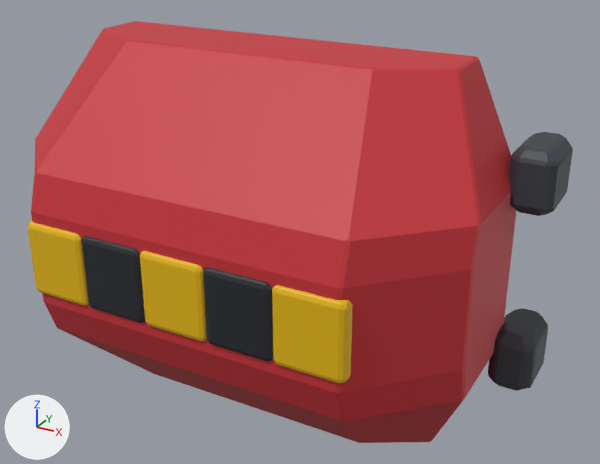
The FBX model Assets/Resources/ClamshellMeshes/ShoulderBack_Set01_Ironclad.fbx, before and after one commit.
Before and after are seen from a 50 mm camera at (0.374, -0.66, 0.315) aimed at (0.04, -0.054, 0.012). Arrows for +X, +Y and +Z are at lower left; the lights stay in place. The picture after the commit comes second. Where no turn or scale is listed for an object, it has been applied to the vertices.

The scene before the commit, as lines of its bpy script (objects in view):
```python
me_shoulderback_set01_ironclad_001 = bpy.data.meshes.new('ShoulderBack_Set01_Ironclad.001')
me_shoulderback_set01_ironclad_001.from_pydata(...)  # 840 vertices, 874 faces; spans x -0.255..0.255, y -0.194..0.03, z -0.175..0.175
# faces by material slot: [82, 264, 176, 352]
me_shoulderback_set01_ironclad_001.materials.append(mat_shell)  # red #c83038
me_shoulderback_set01_ironclad_001.materials.append(mat_hazard)  # yellow #e6b800
me_shoulderback_set01_ironclad_001.materials.append(mat_dark)  # black #23272d
me_shoulderback_set01_ironclad_001.materials.append(mat_frame)  # dark grey #3a3f45
ob_shoulderback_set01_ironclad = bpy.data.objects.new('ShoulderBack_Set01_Ironclad', me_shoulderback_set01_ironclad_001)
ob_shoulderback_set01_ironclad.location = (0.0, 0.0, 0.0)
```
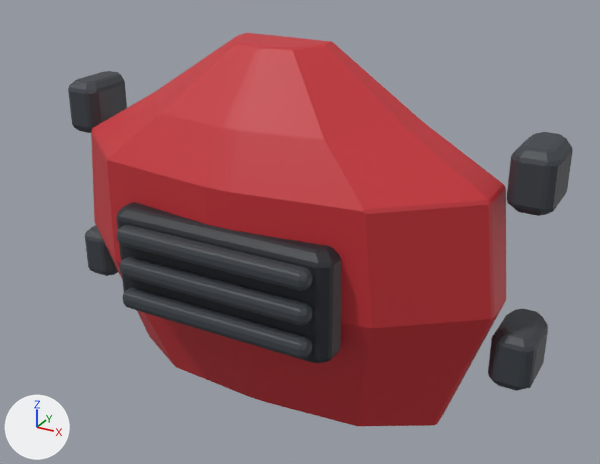
Changed parts and their boxes (x1, y1, x2, y2) in the pictures (600 x 464 px):
'ShoulderBack_Set01_Ironclad', reshaped (7% narrower, 7% shorter)
    before: (27, 21, 573, 443)
    after: (68, 33, 573, 426)
part 1 of me_shoulderback_set01_ironclad_001, rebuilt (14% narrower, 7% shorter)
    before: (31, 21, 516, 443)
    after: (91, 33, 506, 426)
part 2 of me_shoulderback_set01_ironclad_001, added (black)
    after: (116, 202, 341, 363)
part 3 of me_shoulderback_set01_ironclad_001, added
    after: (123, 288, 312, 359)
part 4 of me_shoulderback_set01_ironclad_001, added
    after: (120, 257, 312, 325)
part 5 of me_shoulderback_set01_ironclad_001, added
    after: (117, 225, 313, 291)
part 6 of me_shoulderback_set01_ironclad_001, deleted (yellow)
    before: (272, 285, 353, 383)
part 7 of me_shoulderback_set01_ironclad_001, deleted (black)
    before: (81, 236, 145, 323)
part 8 of me_shoulderback_set01_ironclad_001, deleted (black)
    before: (203, 267, 273, 361)
part 9 of me_shoulderback_set01_ironclad_001, deleted (yellow)
    before: (27, 220, 89, 306)
part 10 of me_shoulderback_set01_ironclad_001, deleted (yellow)
    before: (140, 251, 207, 341)

Patch to the scene script:
```diff
--- a/Assets/Resources/ClamshellMeshes/ShoulderBack_Set01_Ironclad.fbx.py
+++ b/Assets/Resources/ClamshellMeshes/ShoulderBack_Set01_Ironclad.fbx.py
@@ me_shoulderback_set01_ironclad_001 @@
 # used by ob_shoulderback_set01_ironclad; location = (0.0, 0.0, 0.0)
-me_shoulderback_set01_ironclad_001.from_pydata(...)  # 840 vertices, 874 faces; spans x -0.255..0.255, y -0.194..0.03, z -0.175..0.175
+me_shoulderback_set01_ironclad_001.from_pydata(...)  # 750 vertices, 778 faces; spans x -0.255..0.255, y -0.148..0.03, z -0.175..0.175
+# me_shoulderback_set01_ironclad_001 part 1: the loose piece of 84 vertices spanning x -0.22..0.22, y -0.191..0.0, z -0.175..0.175 is rebuilt with 78 vertices and now spans x -0.22..0.22, y -0.126..0.0, z -0.175..0.175
+# me_shoulderback_set01_ironclad_001 part 2: a new loose piece of 84 vertices spanning x -0.11..0.11, y -0.135..-0.099, z -0.07..0.035, in mat_dark (black #23272d)
+# me_shoulderback_set01_ironclad_001 part 3: a new loose piece of 84 vertices spanning x -0.097..0.097, y -0.148..-0.13, z -0.058..-0.04, in mat_frame (dark grey #3a3f45)
+# me_shoulderback_set01_ironclad_001 part 4: a new loose piece of 84 vertices spanning x -0.097..0.097, y -0.148..-0.13, z -0.026..-0.009, in mat_frame (dark grey #3a3f45)
+# me_shoulderback_set01_ironclad_001 part 5: a new loose piece of 84 vertices spanning x -0.097..0.097, y -0.148..-0.13, z 0.005..0.023, in mat_frame (dark grey #3a3f45)
+# me_shoulderback_set01_ironclad_001 part 6: the loose piece of 84 vertices spanning x 0.092..0.155, y -0.194..-0.176, z -0.035..0.035 is deleted
+# me_shoulderback_set01_ironclad_001 part 7: the loose piece of 84 vertices spanning x -0.093..-0.03, y -0.194..-0.176, z -0.035..0.035 is deleted
+# me_shoulderback_set01_ironclad_001 part 8: the loose piece of 84 vertices spanning x 0.03..0.093, y -0.194..-0.176, z -0.035..0.035 is deleted
+# me_shoulderback_set01_ironclad_001 part 9: the loose piece of 84 vertices spanning x -0.155..-0.092, y -0.194..-0.176, z -0.035..0.035 is deleted
+# me_shoulderback_set01_ironclad_001 part 10: the loose piece of 84 vertices spanning x -0.031..0.031, y -0.194..-0.176, z -0.035..0.035 is deleted
 me_shoulderback_set01_ironclad_001.materials.append(mat_shell)
-me_shoulderback_set01_ironclad_001.materials.append(mat_hazard)  # yellow #e6b800
 me_shoulderback_set01_ironclad_001.materials.append(mat_dark)
```
